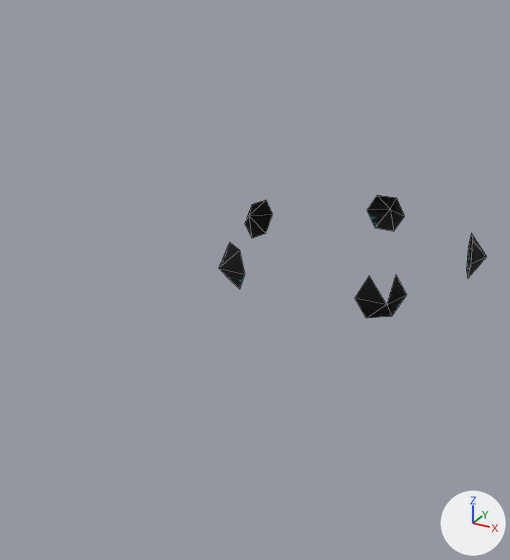
A saved change to the OBJ model Assets/Art/Nova1492/GXConverted/Models/UnitParts/ArmWeapons/datan_common__01_RArm_d6883bee.obj.
Both versions are drawn from a 50 mm lens placed at (1.31, -3.39, 1.38), pointed at (-0.18, -0.69, 0.03). Arrows for +X, +Y and +Z are at lower right; the lights stay in place. The picture after the commit comes second. Mesh edges are drawn as thin lines. Where no turn or scale is listed for an object, it has been applied to the vertices.

The scene before the commit, as lines of its bpy script (objects in view):
```python
me_datan_common__01_rarm_d6883bee = bpy.data.meshes.new('datan_common__01_RArm_d6883bee')
me_datan_common__01_rarm_d6883bee.from_pydata(...)  # 35 vertices, 29 faces; spans x -0.713..0.71, y -0.6..0.741, z -0.1..0.114
me_datan_common__01_rarm_d6883bee.materials.append(mat_datan_common__01_rarm_d6883bee)  # picture img_datan_common__01_rarm_d6883bee_bmp
# before: 28 (0.439, -0.487, 0.114) at pixel (395, 274), 29 (0.443, -0.594, 0.007) at pixel (386, 304), 34 (0.341, -0.561, 0.114) at pixel (369, 275)
ob_datan_common__01_rarm_d6883bee = bpy.data.objects.new('datan_common__01_RArm_d6883bee', me_datan_common__01_rarm_d6883bee)
ob_datan_common__01_rarm_d6883bee.location = (0.0, 0.0, 0.0)
```
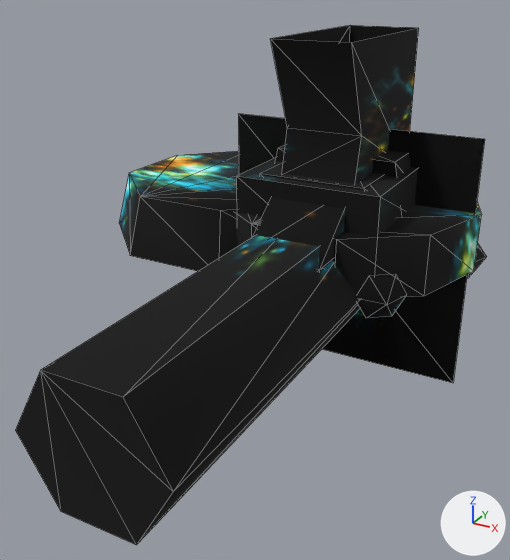
Where the change shows, as pixel boxes [x1, y1, x2, y2] in the pictures (510 x 560 px):
'datan_common__01_RArm_d6883bee_mesh10', added: after [15, 235, 360, 545]
'datan_common__01_RArm_d6883bee_mesh01', added: after [253, 25, 419, 271]
'datan_common__01_RArm_d6883bee_mesh13', added: after [238, 113, 485, 383]
'datan_common__01_RArm_d6883bee_mesh00', added: after [119, 151, 239, 271]
'datan_common__01_RArm_d6883bee_mesh02', added: after [234, 202, 482, 297]
'datan_common__01_RArm_d6883bee_mesh04', added: after [236, 157, 418, 237]
'datan_common__01_RArm_d6883bee', reshaped: before [219, 195, 487, 318]; after [358, 244, 487, 318]
'datan_common__01_RArm_d6883bee_mesh05', added: after [260, 145, 415, 216]
part 1 of me_datan_common__01_rarm_d6883bee, added: after [370, 277, 395, 304]

Patch to the scene script:
```diff
--- a/Assets/Art/Nova1492/GXConverted/Models/UnitParts/ArmWeapons/datan_common__01_RArm_d6883bee.obj.py
+++ b/Assets/Art/Nova1492/GXConverted/Models/UnitParts/ArmWeapons/datan_common__01_RArm_d6883bee.obj.py
@@ me_datan_common__01_rarm_d6883bee @@
 # verts and faces of me_datan_common__01_rarm_d6883bee; kept vertices keep their numbers, new ones are numbered from 35
-me_datan_common__01_rarm_d6883bee.from_pydata(...)  # 35 vertices, 29 faces; spans x -0.713..0.71, y -0.6..0.741, z -0.1..0.114
+me_datan_common__01_rarm_d6883bee.from_pydata(...)  # 35 vertices, 30 faces; spans x -0.713..0.71, y -0.6..0.741, z -0.1..0.114
+# me_datan_common__01_rarm_d6883bee part 1
+faces += [(28, 34, 29)]
 me_datan_common__01_rarm_d6883bee.materials.append(mat_datan_common__01_rarm_d6883bee)
@@ ob_datan_common__01_rarm_d6883bee_mesh13 @@
+ob_datan_common__01_rarm_d6883bee_mesh13 = bpy.data.objects.new('datan_common__01_RArm_d6883bee_mesh13', me_datan_common__01_rarm_d6883bee_mesh13)  # 4 vertices, 2 faces; spans x -0.662..0.662, y 0.0, z -0.662..0.662; in mat_datan_common__01_rarm_d6883bee (picture img_datan_common__01_rarm_d6883bee_bmp)
+ob_datan_common__01_rarm_d6883bee_mesh13.location = (0.0, 0.0, 0.0)
@@ ob_datan_common__01_rarm_d6883bee_mesh10 @@
+ob_datan_common__01_rarm_d6883bee_mesh10 = bpy.data.objects.new('datan_common__01_RArm_d6883bee_mesh10', me_datan_common__01_rarm_d6883bee_mesh10)  # 12 vertices, 18 faces; spans x -0.31..0.31, y -2.08..0.0, z -0.27..0.27; in mat_datan_common__01_rarm_d6883bee (picture img_datan_common__01_rarm_d6883bee_bmp)
+ob_datan_common__01_rarm_d6883bee_mesh10.location = (0.0, 0.0, 0.0)
@@ ob_datan_common__01_rarm_d6883bee_mesh05 @@
+ob_datan_common__01_rarm_d6883bee_mesh05 = bpy.data.objects.new('datan_common__01_RArm_d6883bee_mesh05', me_datan_common__01_rarm_d6883bee_mesh05)  # 16 vertices, 20 faces; spans x -0.378..0.378, y -0.49..0.49, z 0.0..0.557; in mat_datan_common__01_rarm_d6883bee (picture img_datan_common__01_rarm_d6883bee_bmp)
+ob_datan_common__01_rarm_d6883bee_mesh05.location = (0.0, 0.0, 0.0)
@@ ob_datan_common__01_rarm_d6883bee_mesh04 @@
+ob_datan_common__01_rarm_d6883bee_mesh04 = bpy.data.objects.new('datan_common__01_RArm_d6883bee_mesh04', me_datan_common__01_rarm_d6883bee_mesh04)  # 8 vertices, 10 faces; spans x -0.36..0.36, y -0.547..0.547, z 0.0..0.485; in mat_datan_common__01_rarm_d6883bee (picture img_datan_common__01_rarm_d6883bee_bmp)
+ob_datan_common__01_rarm_d6883bee_mesh04.location = (0.0, 0.0, 0.0)
@@ ob_datan_common__01_rarm_d6883bee_mesh02 @@
+ob_datan_common__01_rarm_d6883bee_mesh02 = bpy.data.objects.new('datan_common__01_RArm_d6883bee_mesh02', me_datan_common__01_rarm_d6883bee_mesh02)  # 20 vertices, 28 faces; spans x -0.693..0.693, y -0.659..0.659, z 0.0..0.298; in mat_datan_common__01_rarm_d6883bee (picture img_datan_common__01_rarm_d6883bee_bmp)
+ob_datan_common__01_rarm_d6883bee_mesh02.location = (0.0, 0.0, 0.0)
@@ ob_datan_common__01_rarm_d6883bee_mesh01 @@
+ob_datan_common__01_rarm_d6883bee_mesh01 = bpy.data.objects.new('datan_common__01_RArm_d6883bee_mesh01', me_datan_common__01_rarm_d6883bee_mesh01)  # 18 vertices, 28 faces; spans x -0.17..0.201, y -0.802..0.476, z -0.152..1.115; in mat_datan_common__01_rarm_d6883bee (picture img_datan_common__01_rarm_d6883bee_bmp)
+ob_datan_common__01_rarm_d6883bee_mesh01.location = (0.0, 0.0, 0.0)
@@ ob_datan_common__01_rarm_d6883bee_mesh00 @@
+ob_datan_common__01_rarm_d6883bee_mesh00 = bpy.data.objects.new('datan_common__01_RArm_d6883bee_mesh00', me_datan_common__01_rarm_d6883bee_mesh00)  # 16 vertices, 22 faces; spans x -1.333..0.0, y -0.666..0.666, z 0.0..0.31; in mat_datan_common__01_rarm_d6883bee (picture img_datan_common__01_rarm_d6883bee_bmp)
+ob_datan_common__01_rarm_d6883bee_mesh00.location = (0.0, 0.0, 0.0)
```
